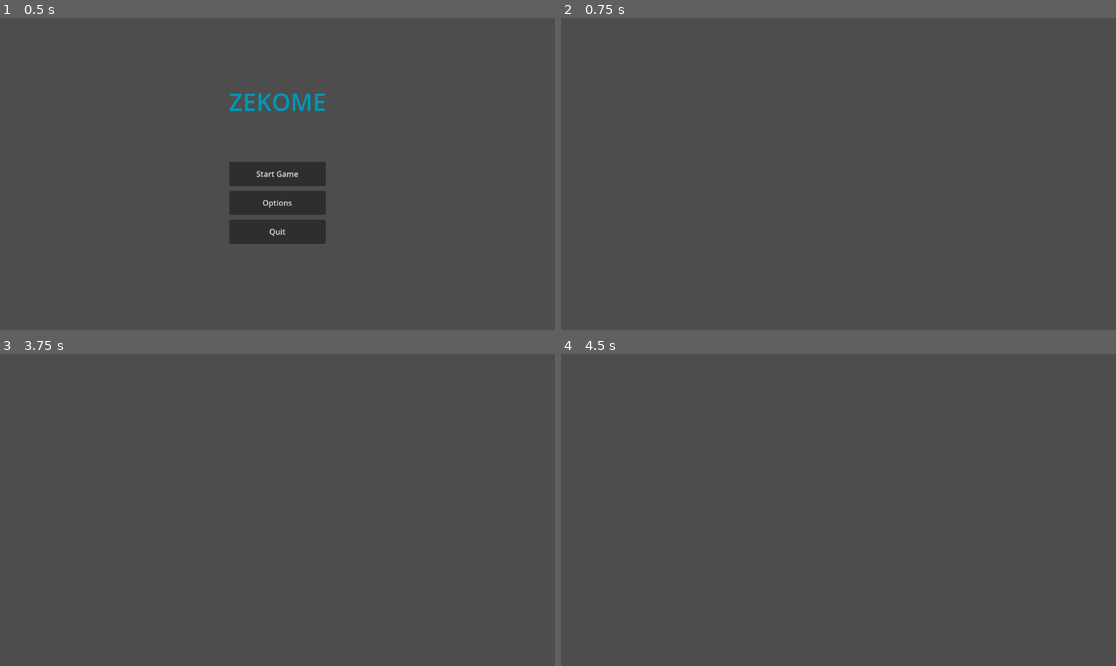
Above: before the commit, frames 1-4 (two rows, left to right).
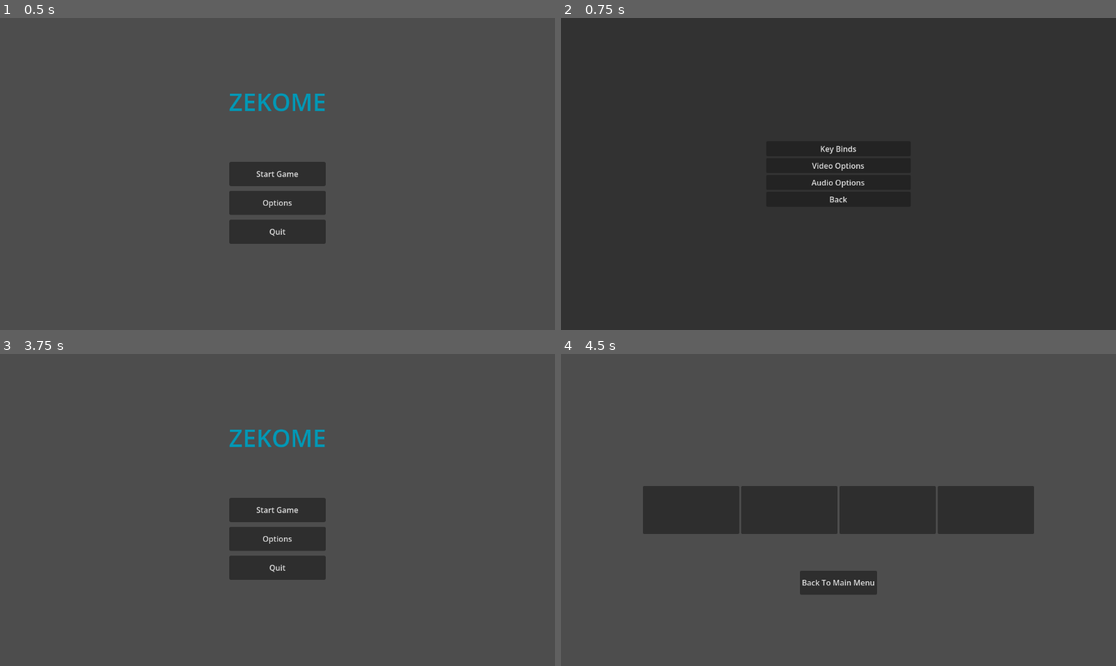
Above: after the commit, the same moments.

Repository: Pkb-Codes/zekome
Game: Godot game, scene res://scenes/main_menu.tscn
Same seed, same stepped clock (60 frames per second), same inputs: the game is played once before the commit and once after it.
Inputs (mouse positions are in pixels of both pictures, inside the frame that each line leads up to):
- Up to frame 1 (0.5 s): no input
- Up to frame 2 (0.75 s): click "Options" at 0.5 s
- Up to frame 3 (3.75 s): click (277, 485) at 1.25 s, where only the run after the commit has a clickable "Key Binds"; click (277, 500) at 2 s, where only the run after the commit has a clickable "Video Options"; click (277, 519) at 2.75 s, where only the run after the commit has a clickable "Audio Options"; click (277, 534) at 3.5 s, where only the run after the commit has a clickable "Back"
- Up to frame 4 (4.5 s): click (838, 510) at 4.25 s, where only the run after the commit has a clickable "Start Game"

Frame 1 is identical in both runs. In frame 2, 100% of the frame differs, in the area x 0-100%, y 0-100%; in frame 3, 4.4%; in frame 4, 12%.

Commit message:
options menu 50%
added audio and video pages in options menu but buttons are not executed yet

Diff:
--- a/scenes/main_menu.tscn
+++ b/scenes/main_menu.tscn
@@ -2,7 +2,7 @@
 
 [ext_resource type="Script" uid="uid://bt28m4vunbmkb" path="res://scripts/main_menu.gd" id="1_l6cm7"]
 [ext_resource type="PackedScene" uid="uid://02rhj3m2vpg0" path="res://scenes/save_slots_scene.tscn" id="2_bqqt6"]
-[ext_resource type="PackedScene" uid="uid://c5nbj6bfjnpxr" path="res://scenes/options_scene.tscn" id="3_wu84c"]
+[ext_resource type="PackedScene" uid="uid://c5nbj6bfjnpxr" path="res://scenes/options_panel.tscn" id="3_wu84c"]
 
 [sub_resource type="LabelSettings" id="LabelSettings_vue75"]
 font_size = 50
@@ -11,7 +11,7 @@
 [node name="main_menu" type="CanvasLayer" unique_id=572030904]
 script = ExtResource("1_l6cm7")
 save_slots_scene = ExtResource("2_bqqt6")
-settings_scene = ExtResource("3_wu84c")
+options_scene = ExtResource("3_wu84c")
 
 [node name="buttons" type="Control" parent="." unique_id=1145813900]
 layout_mode = 3
--- /dev/null
+++ b/scenes/options_panel.tscn
@@ -0,0 +1,229 @@
+[gd_scene format=3 uid="uid://c5nbj6bfjnpxr"]
+
+[ext_resource type="Script" uid="uid://cmd2oxaslhca2" path="res://scripts/options_menu.gd" id="1_npixg"]
+
+[sub_resource type="LabelSettings" id="LabelSettings_h4533"]
+font_size = 50
+
+[sub_resource type="LabelSettings" id="LabelSettings_npixg"]
+font_size = 50
+
+[sub_resource type="LabelSettings" id="LabelSettings_ofg22"]
+font_size = 50
+
+[node name="options_panel" type="Panel" unique_id=877362488]
+anchors_preset = 15
+anchor_right = 1.0
+anchor_bottom = 1.0
+grow_horizontal = 2
+grow_vertical = 2
+script = ExtResource("1_npixg")
+
+[node name="ColorRect" type="ColorRect" parent="." unique_id=793102844]
+layout_mode = 1
+anchors_preset = 15
+anchor_right = 1.0
+anchor_bottom = 1.0
+grow_horizontal = 2
+grow_vertical = 2
+color = Color(0.19506672, 0.19506672, 0.19506669, 1)
+
+[node name="button_container" type="VBoxContainer" parent="." unique_id=518626224]
+layout_mode = 1
+anchors_preset = 8
+anchor_left = 0.5
+anchor_top = 0.5
+anchor_right = 0.5
+anchor_bottom = 0.5
+offset_left = -150.0
+offset_top = -150.0
+offset_right = 150.0
+offset_bottom = 150.0
+grow_horizontal = 2
+grow_vertical = 2
+alignment = 1
+
+[node name="key_binds_button" type="Button" parent="button_container" unique_id=1586412163]
+layout_mode = 2
+text = "Key Binds"
+
+[node name="video_button" type="Button" parent="button_container" unique_id=201589893]
+layout_mode = 2
+text = "Video Options"
+
+[node name="audio_button" type="Button" parent="button_container" unique_id=832689305]
+layout_mode = 2
+text = "Audio Options"
+
+[node name="back_button" type="Button" parent="button_container" unique_id=543748487]
+layout_mode = 2
+text = "Back"
+
+[node name="page_container" type="Control" parent="." unique_id=817737319]
+anchors_preset = 0
+
+[node name="Audio_page" type="CanvasLayer" parent="page_container" unique_id=222687172]
+visible = false
+
+[node name="Audio_Title" type="Label" parent="page_container/Audio_page" unique_id=272743428]
+anchors_preset = 5
+anchor_left = 0.5
+anchor_right = 0.5
+offset_left = -172.0
+offset_top = 100.0
+offset_right = 172.0
+offset_bottom = 169.0
+grow_horizontal = 2
+text = "Audio Options"
+label_settings = SubResource("LabelSettings_h4533")
+horizontal_alignment = 1
+vertical_alignment = 1
+
+[node name="slider_container" type="VBoxContainer" parent="page_container/Audio_page" unique_id=1703311274]
+anchors_preset = 6
+anchor_left = 1.0
+anchor_top = 0.5
+anchor_right = 1.0
+anchor_bottom = 0.5
+offset_left = -550.0
+offset_top = -150.0
+offset_right = -250.0
+offset_bottom = 150.0
+grow_horizontal = 0
+grow_vertical = 2
+alignment = 1
+
+[node name="master_volume" type="HSlider" parent="page_container/Audio_page/slider_container" unique_id=364541585]
+layout_mode = 2
+
+[node name="music_volume" type="HSlider" parent="page_container/Audio_page/slider_container" unique_id=1048479638]
+layout_mode = 2
+
+[node name="ambience_volume" type="HSlider" parent="page_container/Audio_page/slider_container" unique_id=1866989050]
+layout_mode = 2
+
+[node name="sfx_volume" type="HSlider" parent="page_container/Audio_page/slider_container" unique_id=178747240]
+layout_mode = 2
+
+[node name="text_container" type="VBoxContainer" parent="page_container/Audio_page" unique_id=477803600]
+anchors_preset = 4
+anchor_top = 0.5
+anchor_bottom = 0.5
+offset_left = 250.0
+offset_top = -52.0
+offset_right = 550.0
+offset_bottom = 52.0
+grow_vertical = 2
+
+[node name="Label" type="Label" parent="page_container/Audio_page/text_container" unique_id=1784072412]
+layout_mode = 2
+text = "Master Volume"
+horizontal_alignment = 1
+
+[node name="Label2" type="Label" parent="page_container/Audio_page/text_container" unique_id=724187191]
+layout_mode = 2
+text = "Music Volume"
+horizontal_alignment = 1
+
+[node name="Label3" type="Label" parent="page_container/Audio_page/text_container" unique_id=271852654]
+layout_mode = 2
+text = "Ambience Volume"
+horizontal_alignment = 1
+
+[node name="Label4" type="Label" parent="page_container/Audio_page/text_container" unique_id=1667922512]
+layout_mode = 2
+text = "SFX volume"
+horizontal_alignment = 1
+
+[node name="Video_page" type="CanvasLayer" parent="page_container" unique_id=6555727]
+visible = false
+
+[node name="Video_Title" type="Label" parent="page_container/Video_page" unique_id=1397988776]
+anchors_preset = 5
+anchor_left = 0.5
+anchor_right = 0.5
+offset_left = -170.0
+offset_top = 100.0
+offset_right = 170.0
+offset_bottom = 169.0
+grow_horizontal = 2
+text = "Video Options"
+label_settings = SubResource("LabelSettings_npixg")
+horizontal_alignment = 1
+vertical_alignment = 1
+
+[node name="interactable_container" type="VBoxContainer" parent="page_container/Video_page" unique_id=46083420]
+anchors_preset = 6
+anchor_left = 1.0
+anchor_top = 0.5
+anchor_right = 1.0
+anchor_bottom = 0.5
+offset_left = -550.0
+offset_top = -150.0
+offset_right = -250.0
+offset_bottom = 150.0
+grow_horizontal = 0
+grow_vertical = 2
+alignment = 1
+
+[node name="brightness_slider" type="HSlider" parent="page_container/Video_page/interactable_container" unique_id=1474728459]
+layout_mode = 2
+
+[node name="V-sync_button" type="CheckButton" parent="page_container/Video_page/interactable_container" unique_id=13579940]
+layout_mode = 2
+size_flags_horizontal = 4
+
+[node name="text_container" type="VBoxContainer" parent="page_container/Video_page" unique_id=948951937]
+anchors_preset = 4
+anchor_top = 0.5
+anchor_bottom = 0.5
+offset_left = 250.0
+offset_top = -150.0
+offset_right = 550.0
+offset_bottom = 150.0
+grow_vertical = 2
+alignment = 1
+
+[node name="Label" type="Label" parent="page_container/Video_page/text_container" unique_id=1192849804]
+layout_mode = 2
+text = "Brightness"
+horizontal_alignment = 1
+
+[node name="Label2" type="Label" parent="page_container/Video_page/text_container" unique_id=571260873]
+layout_mode = 2
+text = "V-Sync"
+horizontal_alignment = 1
+
+[node name="reset_button" type="Button" parent="page_container/Video_page" unique_id=490123064]
+anchors_preset = 7
+anchor_left = 0.5
+anchor_top = 1.0
+anchor_right = 0.5
+anchor_bottom = 1.0
+offset_left = -67.5
+offset_top = -131.0
+offset_right = 67.5
+offset_bottom = -100.0
+grow_horizontal = 2
+grow_vertical = 0
+text = "Reset To Default"
+
+[node name="Key_binds_page" type="CanvasLayer" parent="page_container" unique_id=319438598]
+visible = false
+
+[node name="Key_Title" type="Label" parent="page_container/Key_binds_page" unique_id=1969541769]
+anchors_preset = 5
+anchor_left = 0.5
+anchor_right = 0.5
+offset_left = -117.0
+offset_top = 100.0
+offset_right = 117.0
+offset_bottom = 169.0
+grow_horizontal = 2
+text = "Key Binds"
+label_settings = SubResource("LabelSettings_ofg22")
+
+[connection signal="pressed" from="button_container/key_binds_button" to="." method="_on_key_binds_button_pressed"]
+[connection signal="pressed" from="button_container/video_button" to="." method="_on_video_button_pressed"]
+[connection signal="pressed" from="button_container/audio_button" to="." method="_on_audio_button_pressed"]
+[connection signal="pressed" from="button_container/back_button" to="." method="_on_back_button_pressed"]
--- a/scenes/options_scene.tscn
+++ /dev/null
@@ -1,3 +0,0 @@
-[gd_scene format=3 uid="uid://c5nbj6bfjnpxr"]
-
-[node name="options_scene" type="CanvasLayer" unique_id=1518004892]
--- a/scripts/main_menu.gd
+++ b/scripts/main_menu.gd
@@ -1,15 +1,15 @@
 extends CanvasLayer
 
 @export var save_slots_scene: PackedScene
-@export var settings_scene: PackedScene
+@export var options_scene: PackedScene
 
 func _on_start_button_pressed() -> void:
 	if save_slots_scene:
 		get_tree().change_scene_to_packed(save_slots_scene)
 
 func _on_options_button_pressed() -> void:
-	if settings_scene:
-		get_tree().change_scene_to_packed(settings_scene)
+	var options_menu = options_scene.instantiate()
+	add_child(options_menu)
 
 func _on_quit_button_pressed() -> void:
 	get_tree().quit()
--- /dev/null
+++ b/scripts/options_menu.gd
@@ -0,0 +1,17 @@
+extends Panel
+
+
+func _on_key_binds_button_pressed() -> void:
+	pass # Replace with function body.
+
+
+func _on_video_button_pressed() -> void:
+	pass # Replace with function body.
+
+
+func _on_audio_button_pressed() -> void:
+	pass # Replace with function body.
+
+
+func _on_back_button_pressed() -> void:
+	queue_free() #closes the options menu
Not shown, added: scripts/options_menu.gd.uid
